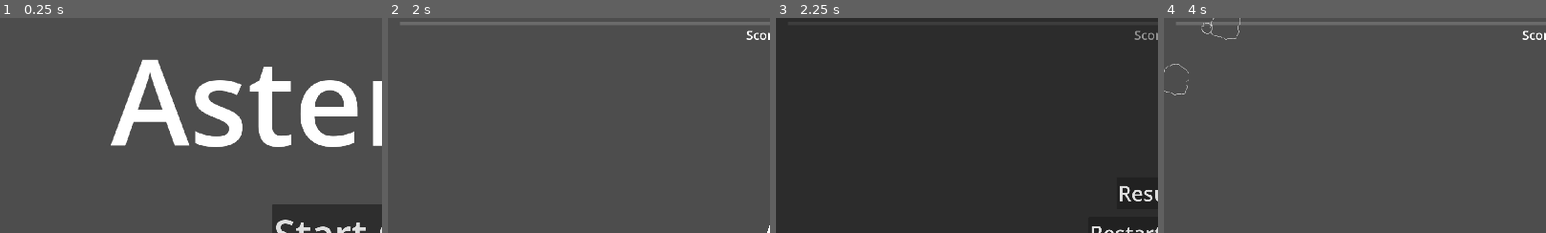
Above: before the commit, frames 1-4 (left to right).
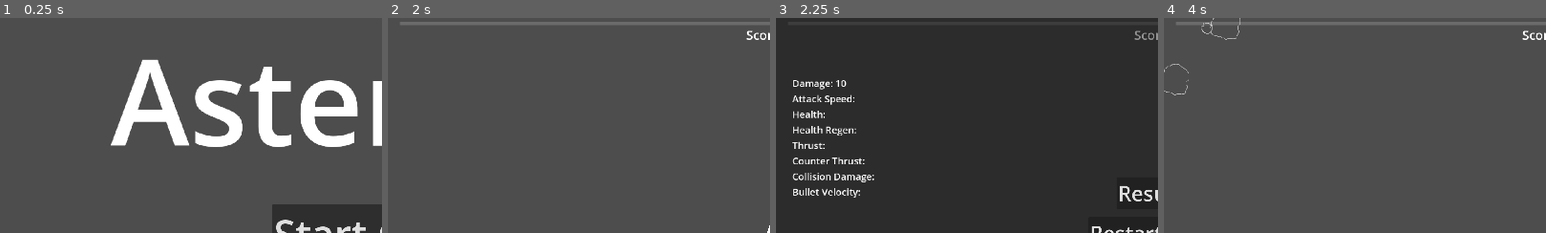
Above: after the commit, the same moments.

Repository: CoilSeb/AsteroidsPersonal
Game: Godot game, scene res://Scenes/Screens/Start Screen/StartScreen.tscn
Same seed, same stepped clock (60 frames per second), same inputs: the game is played once before the commit and once after it.
Inputs (mouse positions are % of the whole screen's width and height, from its top left):
- Up to frame 1 (0.25 s): no input
- Up to frame 2 (2 s): click "Start Game" at 0.5 s; click "Start Game" at 1.25 s
- Up to frame 3 (2.25 s): click (98, 3) at 2 s
- Up to frame 4 (4 s): click "Restart Game" at 2.75 s; tap Enter at 3.5 s; move the mouse to (72, 45) at 3.52 s; press the mouse at (72, 45) at 3.53 s; hold D (rotate_right) from 3.53 s (still down)
The pictures show only the part of the screen within x 0-50%, y 0-50%; the shares and areas given below are measured in that part.

Frames 1-2 are identical in both runs. In frame 3, 2.1% of the frame differs, in the area x 4-26%, y 28-84%; in frame 4, nothing differs.

Commit message:
Add damage label to PauseMenu

Diff:
--- a/Scenes/UI/UI.gd
+++ b/Scenes/UI/UI.gd
@@ -75,6 +75,7 @@
 			level_up()
 	if Input.is_action_just_pressed("Ctrl+L"):
 		level_up()
+	$PauseMenu/VBoxContainer/Damage_Label.text = "Damage: " + str(Global.damage)
 
 
 func toggle_pause_menu():
--- a/Scenes/UI/UI.tscn
+++ b/Scenes/UI/UI.tscn
@@ -271,7 +271,6 @@
 "
 
 [node name="PauseMenu" type="Control" parent="."]
-visible = false
 custom_minimum_size = Vector2(1920, 1080)
 layout_mode = 3
 anchors_preset = 15
@@ -339,6 +338,58 @@
 grow_vertical = 2
 theme_override_font_sizes/font_size = 52
 text = "Restart Game"
+
+[node name="VBoxContainer" type="VBoxContainer" parent="PauseMenu"]
+layout_mode = 1
+anchors_preset = 4
+anchor_top = 0.5
+anchor_bottom = 0.5
+offset_left = 41.0
+offset_top = -393.0
+offset_right = 562.0
+offset_bottom = 394.0
+grow_vertical = 2
+theme_override_constants/separation = 5
+
+[node name="Damage_Label" type="Label" parent="PauseMenu/VBoxContainer"]
+layout_mode = 2
+theme_override_font_sizes/font_size = 24
+text = "Damage: "
+
+[node name="Attack_Speed_Label" type="Label" parent="PauseMenu/VBoxContainer"]
+layout_mode = 2
+theme_override_font_sizes/font_size = 24
+text = "Attack Speed: "
+
+[node name="Health_Label" type="Label" parent="PauseMenu/VBoxContainer"]
+layout_mode = 2
+theme_override_font_sizes/font_size = 24
+text = "Health: "
+
+[node name="Health_Regen_Label" type="Label" parent="PauseMenu/VBoxContainer"]
+layout_mode = 2
+theme_override_font_sizes/font_size = 24
+text = "Health Regen: "
+
+[node name="Move_Speed_Label" type="Label" parent="PauseMenu/VBoxContainer"]
+layout_mode = 2
+theme_override_font_sizes/font_size = 24
+text = "Thrust: "
+
+[node name="Counter_Thrust_Label" type="Label" parent="PauseMenu/VBoxContainer"]
+layout_mode = 2
+theme_override_font_sizes/font_size = 24
+text = "Counter Thrust:  "
+
+[node name="Collision_Damage_Label" type="Label" parent="PauseMenu/VBoxContainer"]
+layout_mode = 2
+theme_override_font_sizes/font_size = 24
+text = "Collision Damage: "
+
+[node name="Bullet_Velocity_Label" type="Label" parent="PauseMenu/VBoxContainer"]
+layout_mode = 2
+theme_override_font_sizes/font_size = 24
+text = "Bullet Velocity: "
 
 [node name="PauseButton" type="Button" parent="."]
 anchors_preset = 1
